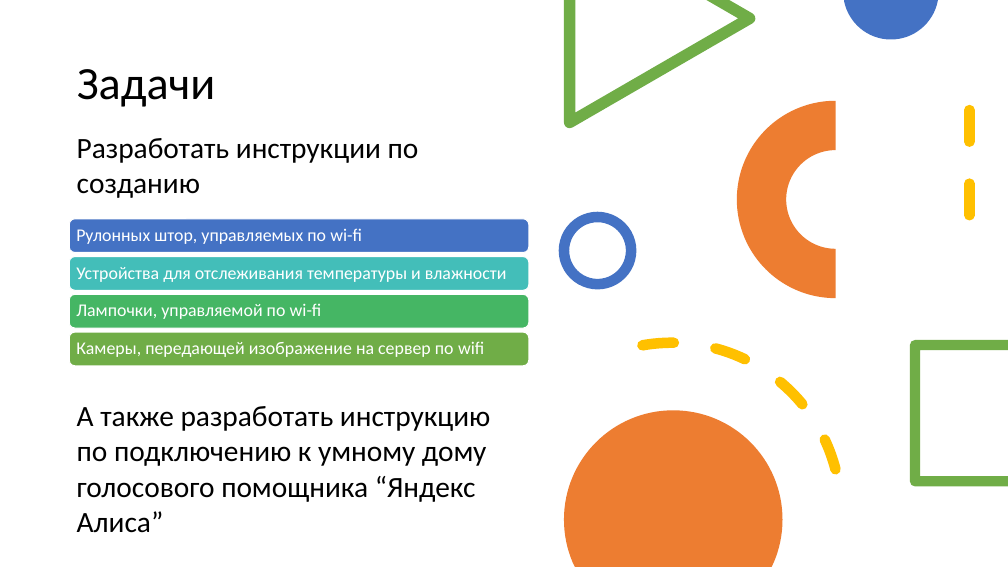
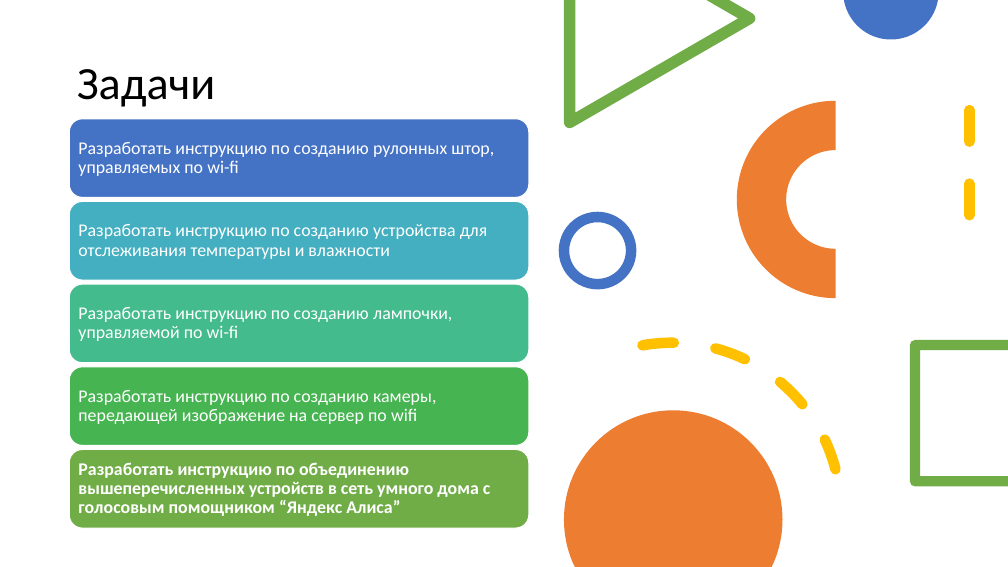
Before and after one commit to ilia202015/Umnye_ustroystva_svoimi_rukami, a slide deck: slide 5 of презентация.pptx. Drawn at 1008x567 pixels with LibreOffice and Linux fonts; fonts in the diff are those of the drawing. Boxes give left, top, right and bottom in pixels: in the first picture for what was removed or moved away, otherwise in the second. Text is boxed around its words. In the diff, an @@ line names an element or a change of style, - is before the commit and + after.

```diff
--- a/презентация.pptx
+++ b/презентация.pptx
@@ rounded rectangle added at <box>70,119,529,197</box>, fill #4472C4, outline #FFFFFF 1 pt @@
@@ text removed at <box>77,138,419,198</box> @@
-Разработать инструкции по созданию
@@ text at <box>78,142,494,176</box>: text changed @@
-Рулонных штор, управляемых по wi-fi
+Разработать инструкцию по созданию рулонных штор, управляемых по wi-fi
@@ rounded rectangle: place and size @@
-rounded rectangle at <box>70,219,529,253</box>
+rounded rectangle at <box>70,201,529,280</box>
@@ rounded rectangle at <box>70,201,529,280</box>: fill #4472C4 to #43AFC0 @@
@@ text at <box>78,224,488,259</box>: text changed @@
-Устройства для отслеживания температуры и влажности
+Разработать инструкцию по созданию устройства для отслеживания температуры и влажности
@@ rounded rectangle removed at <box>70,256,529,290</box> @@
@@ rounded rectangle: place and size @@
-rounded rectangle at <box>70,294,529,328</box>
+rounded rectangle at <box>70,284,529,363</box>
@@ rounded rectangle at <box>70,284,529,363</box>: fill #45B664 to #43BB8D @@
@@ text at <box>78,307,452,341</box>: text changed @@
-Лампочки, управляемой по wi-fi
+Разработать инструкцию по созданию лампочки, управляемой по wi-fi
@@ rounded rectangle: place and size @@
-rounded rectangle at <box>70,332,529,366</box>
+rounded rectangle at <box>70,367,529,445</box>
@@ rounded rectangle at <box>70,367,529,445</box>: fill #70AD47 to #45B451 @@
@@ text at <box>78,390,436,424</box>: text changed @@
-Камеры, передающей изображение на сервер по wifi
+Разработать инструкцию по созданию камеры, передающей изображение на сервер по wifi
@@ rounded rectangle added at <box>70,450,529,529</box>, fill #70AD47, outline #FFFFFF 1 pt @@
@@ text "Разработать инструкцию по объединению вышеперечисленных ..." at <box>78,462,490,516</box>: vertical alignment top to middle @@
@@ text at <box>78,462,490,516</box>: text changed; size 28 to 17 pt; text colour #000000 to #FFFFFF; bold on @@
-А также разработать инструкцию по подключению к умному дому голосового помощника “Яндекс Алиса”
+Разработать инструкцию по объединению вышеперечисленных устройств в сеть умного дома с голосовым помощником “Яндекс Алиса”
```
Also in this commit, not shown: 3 other slides changed.
